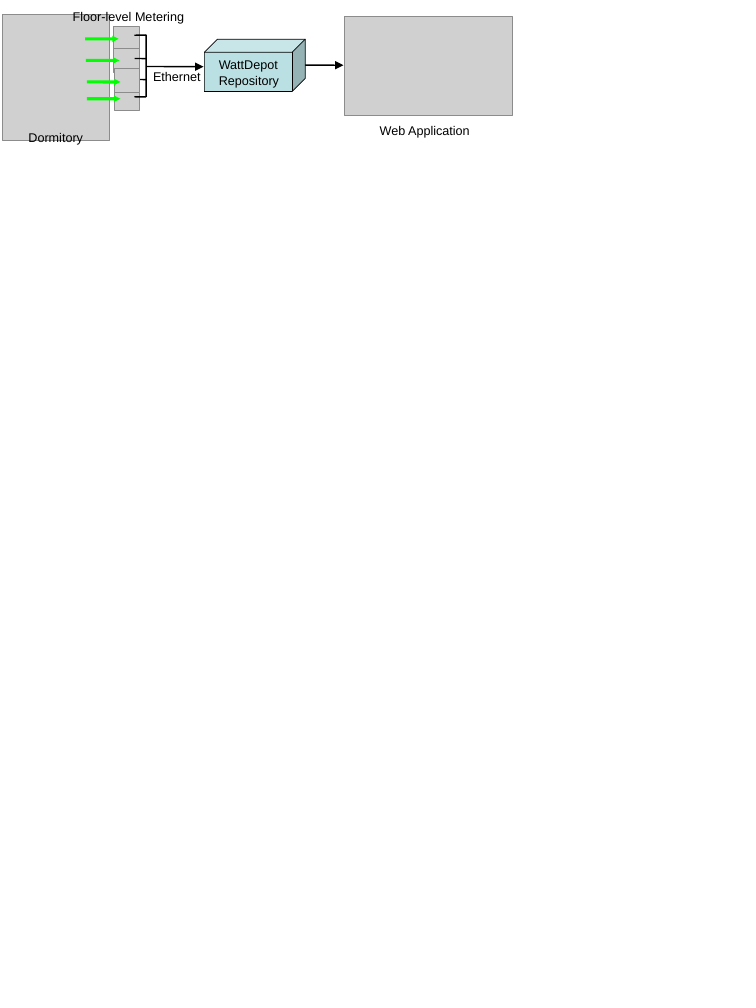
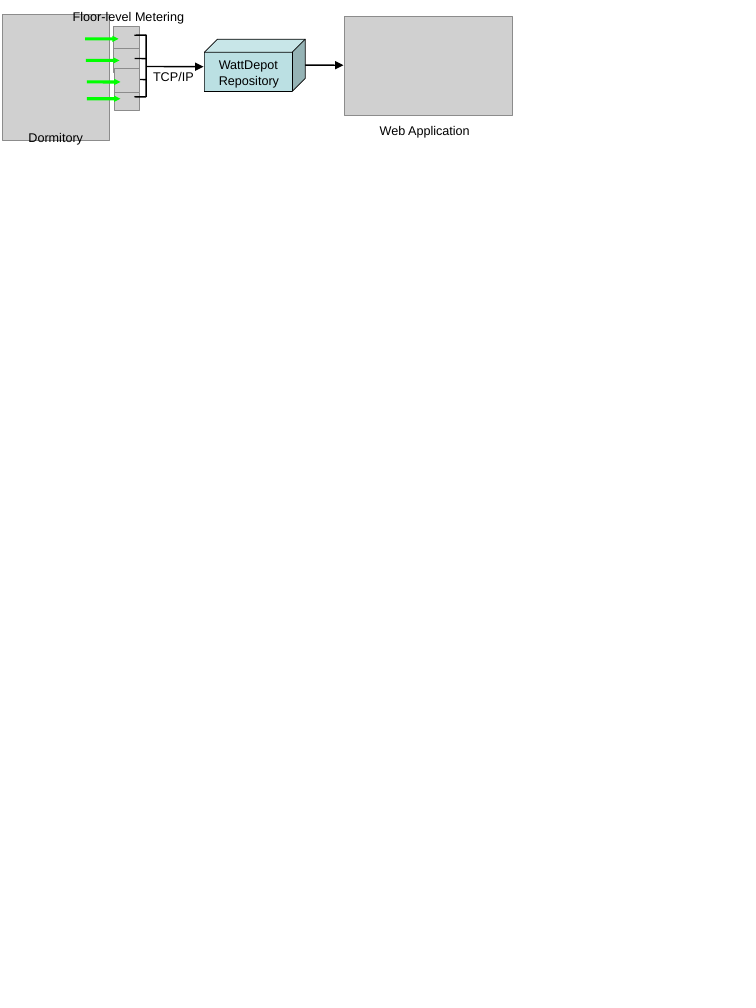
Before and after one commit to csdl/techreports, a slide deck: slide 1 of techreports/10-03/architecture.ppt. Drawn at 756x1008 pixels with LibreOffice and Linux fonts; fonts in the diff are those of the drawing; grey boxes stand for pictures. Boxes give left, top, right and bottom in pixels: in the first picture for what was removed or moved away, otherwise in the second. Text is boxed around its words. In the diff, an @@ line names an element or a change of style, - is before the commit and + after.

```diff
--- a/techreports/10-03/architecture.ppt
+++ b/techreports/10-03/architecture.ppt
@@ text at (153, 72, 194, 81): text changed @@
-Ethernet
+TCP/IP
```
Also in this commit, not shown: 4 other files.
